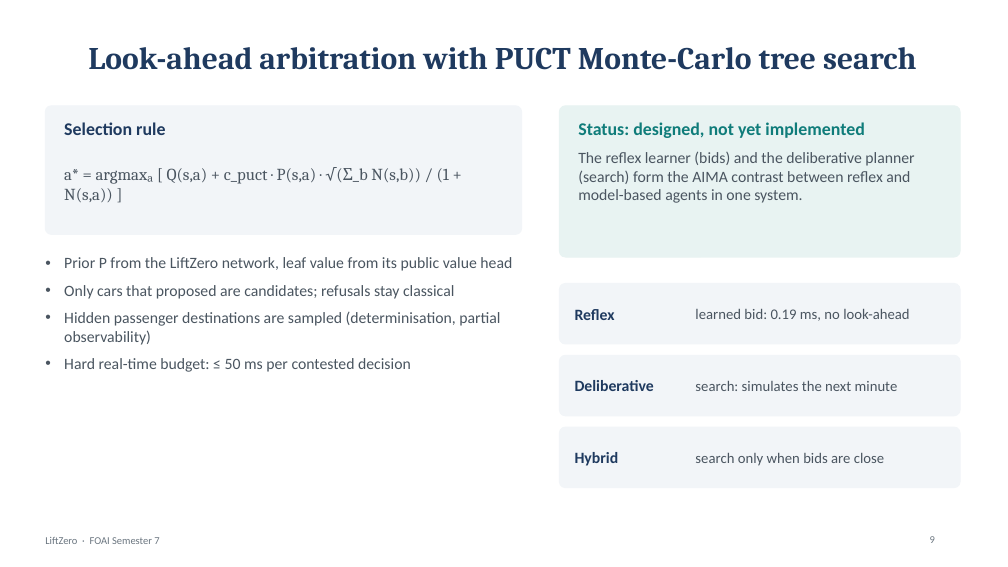
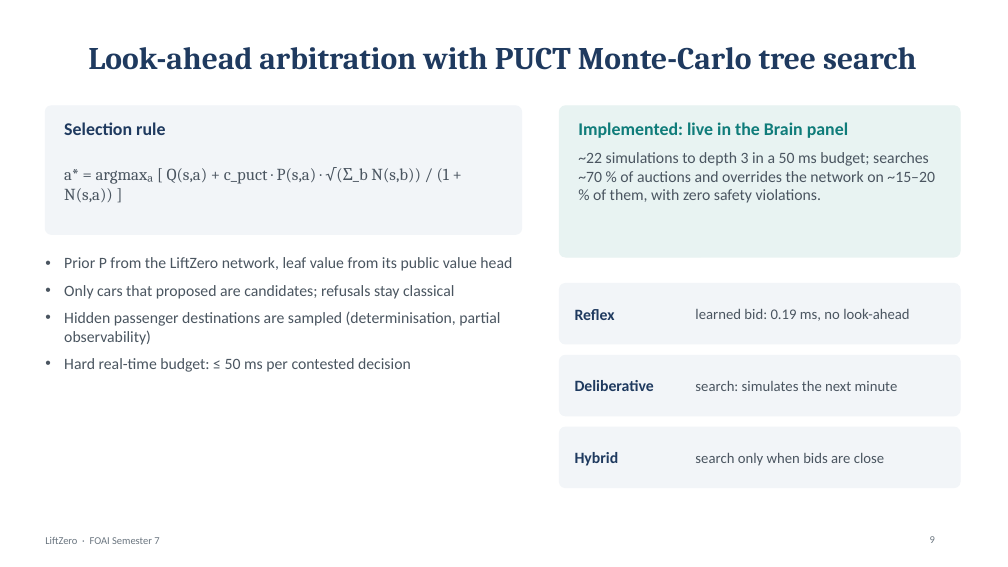
Before and after one commit to Adhikkesh/Multi-Agent-Smart-Elevator-Fleet-Coordinator, a slide deck: slide 9 of docs/LiftZero_Viva_Deck.pptx. Drawn at 1008x567 pixels with LibreOffice and Linux fonts; fonts in the diff are those of the drawing. Boxes give left, top, right and bottom in pixels: in the first picture for what was removed or moved away, otherwise in the second. Text is boxed around its words. In the diff, an @@ line names an element or a change of style, - is before the commit and + after.

Commit message:
docs: Phase 6-7 status, deck and study material updated for look-ahead

```diff
--- a/docs/LiftZero_Viva_Deck.pptx
+++ b/docs/LiftZero_Viva_Deck.pptx
@@ text at [578, 122, 848, 138]: text changed @@
-Status: designed, not yet implemented
+Implemented: live in the Brain panel
@@ text at [578, 152, 935, 203]: text changed @@
-The reflex learner (bids) and the deliberative planner (search) form the AIMA contrast between reflex and model-based agents in one system.
+~22 simulations to depth 3 in a 50 ms budget; searches ~70 % of auctions and overrides the network on ~15–20 % of them, with zero safety violations.
```
Also in this commit, not shown: 3 other slides changed, 3 other files.
